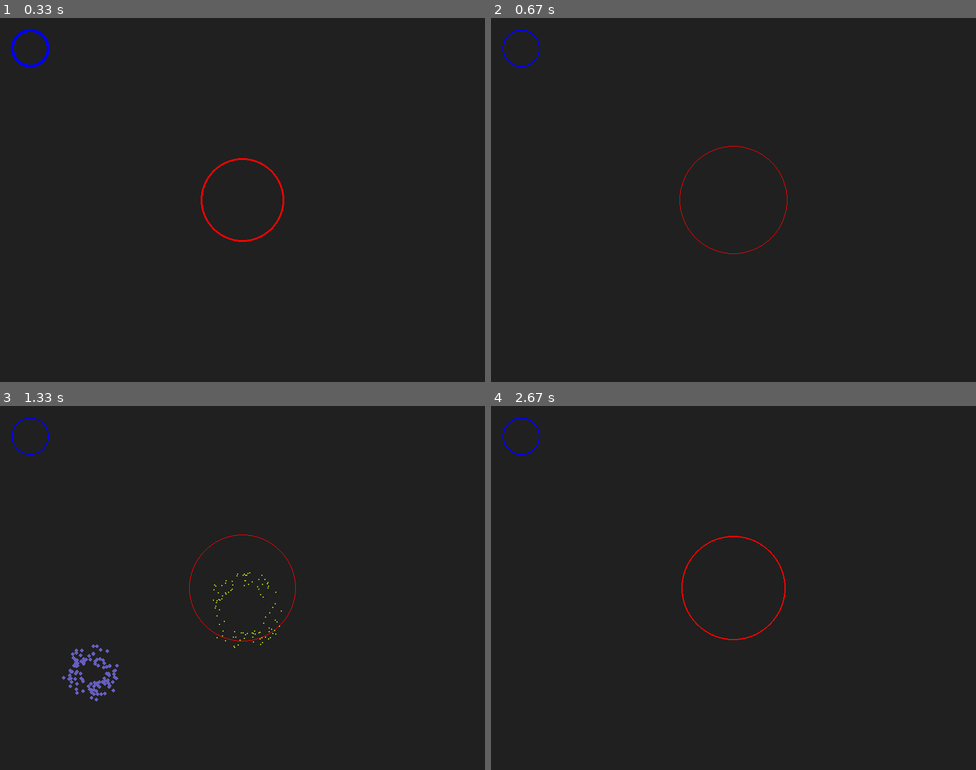
Above: before the commit, frames 1-4 (two rows, left to right).
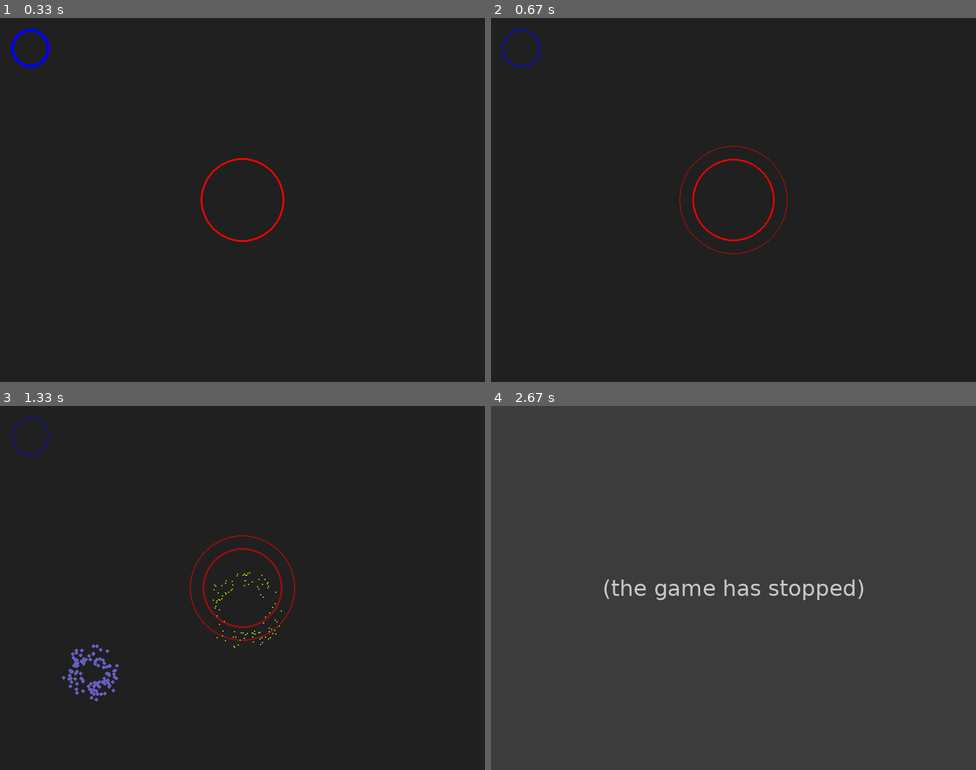
Above: after the commit, the same moments.

Repository: chanrt/pygame-anim
Game: pygame game, started from main.py
Two runs of this game, one before a commit and one after it. Both use one fixed random seed, a clock stepped at 60 frames per second and the inputs below.
Inputs (mouse positions are in pixels of both pictures, inside the frame that each line leads up to):
- Up to frame 1 (0.33 s): no input
- Up to frame 2 (0.67 s): tap Space at 0.33 s
- Up to frame 3 (1.33 s): click (242, 609) at 0.72 s; click (92, 675) at 1.05 s
- Up to frame 4 (2.67 s): click (607, 453) at 1.38 s; click (709, 682) at 1.72 s

Frame 1 is identical in both runs. In frame 2, 0.4% of the frame differs, in the area x 2-62%, y 3-65%; in frame 3, 0.6%; in frame 4, 100%, in the area x 0-100%, y 0-100%.
After the commit the program exited at 2.47 s; later frames show no game.

Commit message:
Added fade

Diff:
--- /dev/null
+++ b/fade.py
@@ -0,0 +1,36 @@
+import pygame as pg
+
+
+class Fade:
+    def __init__(self, from_alpha, to_alpha, speed, color, screen):
+        self.from_alpha = from_alpha
+        self.to_alpha = to_alpha
+        self.speed = speed
+        self.color = color
+        self.screen = screen
+
+        if from_alpha < to_alpha:
+            self.fade_in = True
+        else:
+            self.fade_in = False
+
+        self.display = True
+
+        self.alpha = from_alpha
+
+    def update(self):
+        if self.fade_in:
+            self.alpha += self.speed
+            if self.alpha >= self.to_alpha:
+                self.display = False
+        else:
+            self.alpha -= self.speed
+            if self.alpha <= self.to_alpha:
+                self.display = False
+
+    def render(self):
+        if self.display:
+            fade_screen = pg.Surface(self.screen.get_size())
+            fade_screen.fill(self.color)
+            fade_screen.set_alpha(self.alpha)
+            self.screen.blit(fade_screen, (0, 0))
--- a/main.py
+++ b/main.py
@@ -2,6 +2,7 @@
 import pygame as pg
 
 from explosion import Explosion
+from fade import Fade
 from highlight import Highlight
 from ripple import Ripple
 from ripple_generator import RippleGenerator
@@ -15,7 +16,7 @@
     bg_color = pg.Color(32, 32, 32)
 
     highlight = Highlight(50, 50, 30, pg.Color("blue"), screen)
-    ripple_generator = RippleGenerator(400, 300, 50, 100, 90, 1, pg.Color("red"), screen)
+    ripple_generator = RippleGenerator(400, 300, 50, 100, 70, 1, pg.Color("red"), screen)
 
     animations = []
     animations.append(highlight)
@@ -27,12 +28,18 @@
 
         for animation in animations:
             if animation.display == False:
+                if isinstance(animation, Fade):
+                    pg.quit()
+                    quit()
                 animations.remove(animation)
 
         for event in pg.event.get():
             if event.type == pg.QUIT:
                 pg.quit()
                 quit()
+            if event.type == pg.KEYDOWN:
+                if event.key == pg.K_SPACE:
+                    animations.append(Fade(0, 255, 2, pg.Color(32, 32, 32), screen))
             if event.type == pg.MOUSEBUTTONDOWN:
                 mouse_x, mouse_y = pg.mouse.get_pos()
                 animations.append(Explosion(mouse_x, mouse_y, 30, pg.Color(randint(0, 255), randint(0, 255), randint(0, 255)), screen))
